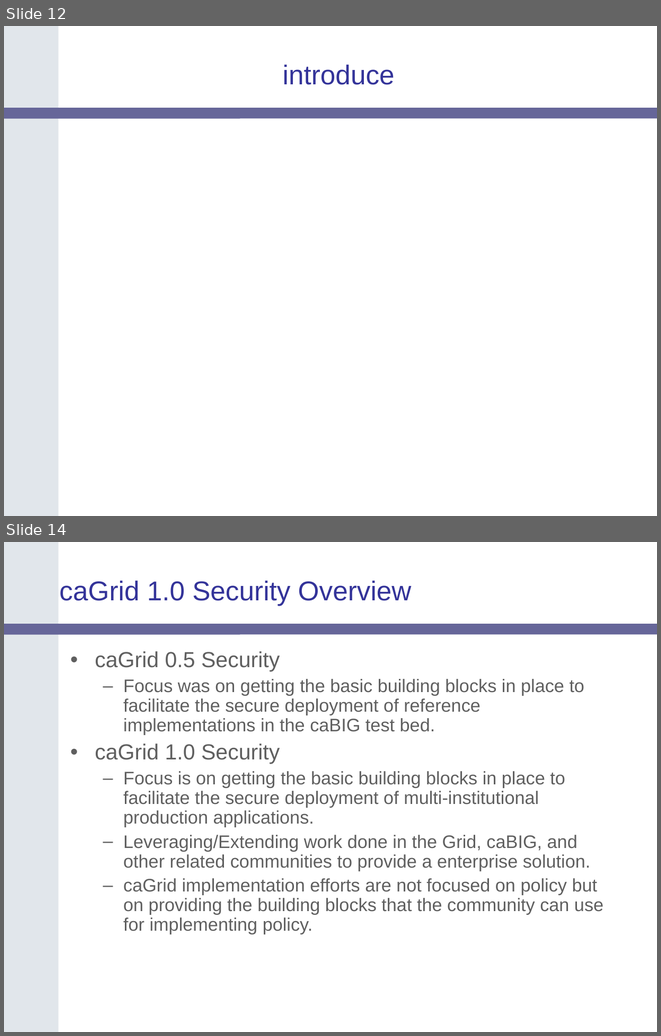
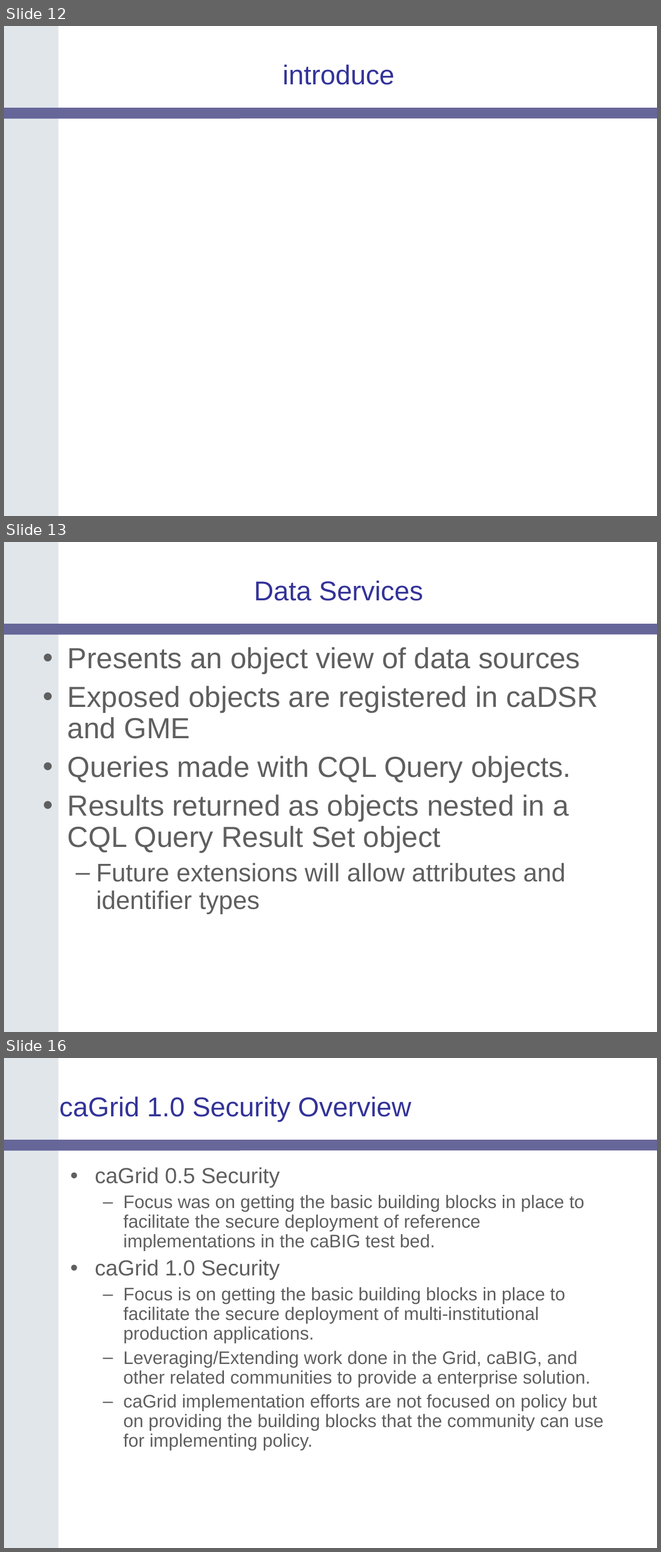
Before and after one commit to NCIP/cagrid-portal, a slide deck: cagrid-1-0/Documentation/presentations/200604_AnnualMeeting/caGrid-1.0-Architecture_caBIG-Annual-Meeting06.ppt. Shown one above the other, each under a label of ours: slides 12 and 14 before the commit, slides 12, 13 and 16 after it; the slides between them are not shown. The pictures are 661x1036 and 661x1552 pixels, drawn with LibreOffice and Linux fonts; fonts in the diff are those of the drawing; background and template pictures are left out. Boxes give left, top, right and bottom in pixels: in the first picture for what was removed or moved away, otherwise in the second. Text is boxed around its words. In the diff, an @@ line names an element or a change of style, - is before the commit and + after.

Commit message:
added data service slides

```diff
--- a/cagrid-1-0/Documentation/presentations/200604_AnnualMeeting/caGrid-1.0-Architecture_caBIG-Annual-Meeting06.ppt
+++ b/cagrid-1-0/Documentation/presentations/200604_AnnualMeeting/caGrid-1.0-Architecture_caBIG-Annual-Meeting06.ppt
@@ slide 13 added at bbox=[4, 542, 657, 1032], background #FFFFFF; not listed: 2 template elements that a slide beside it also shows @@
@@ title added at bbox=[254, 581, 423, 601], 30 pt, text #333399 @@
+Data Services
@@ text added at bbox=[68, 647, 598, 914], 32 pt, text #5F5F5F @@
+• Presents an object view of data sources
+• Exposed objects are registered in caDSR and GME
+• Queries made with CQL Query objects.
+• Results returned as objects nested in a CQL Query Result Set object
+  – Future extensions will allow attributes and identifier types
@@ what was slide 14 is now slide 16 @@
```
Also in this commit, not shown: 6 slides changed, 2 other slides added, 1 slide removed.
